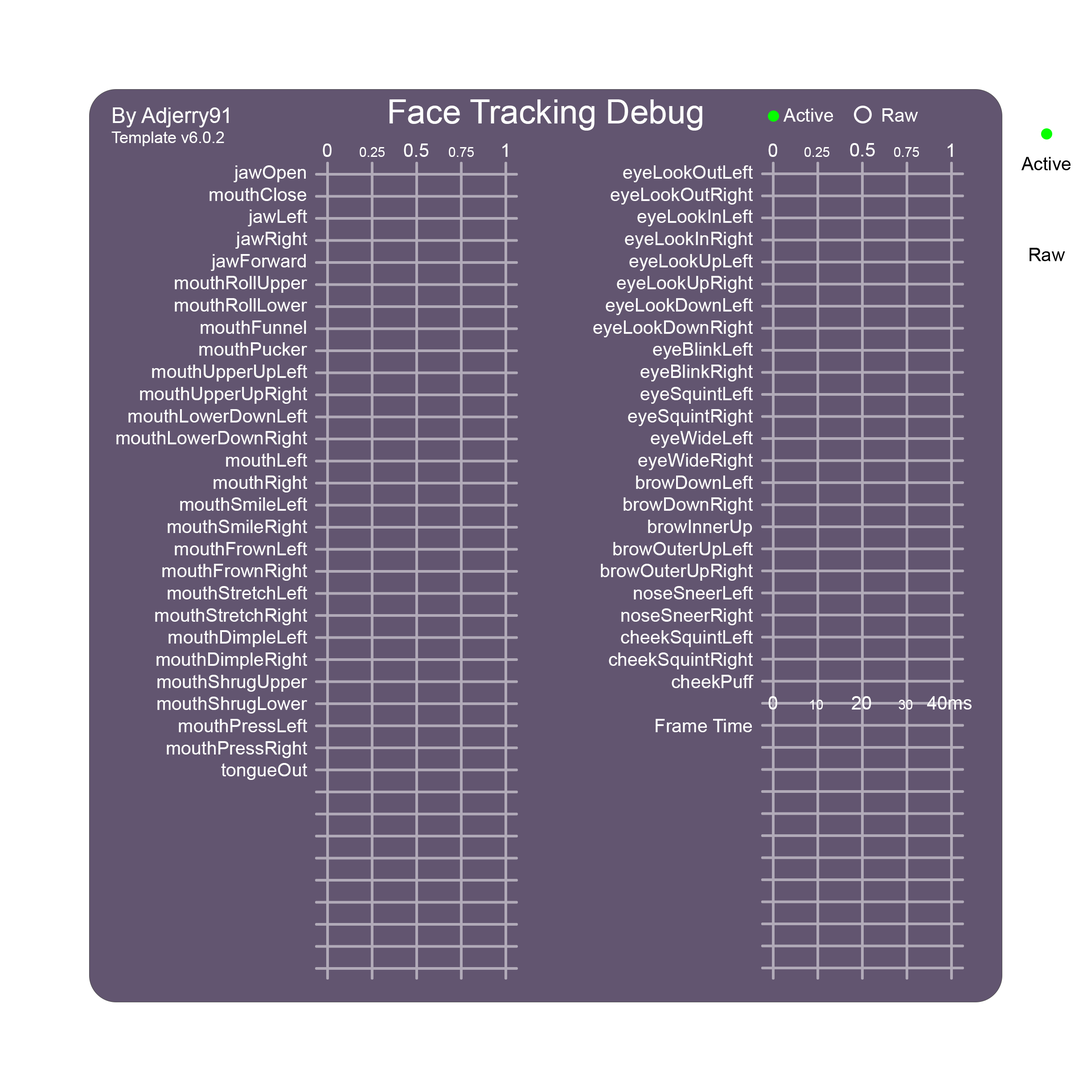
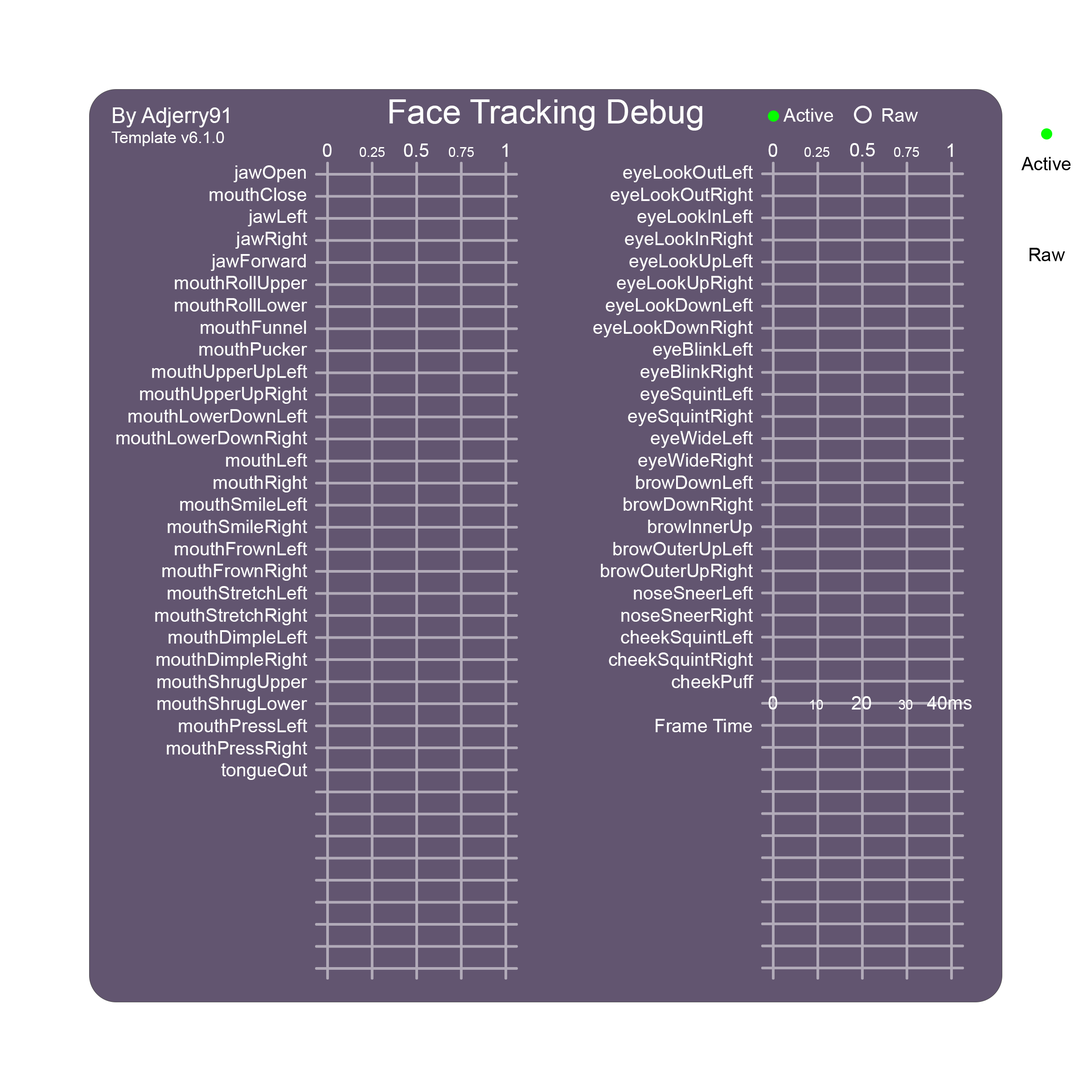
Two versions of the same layered image (w=1091, h=1091). Layer-by-layer changes:
painted on "Template Version" over 202, 131, 225, 144
